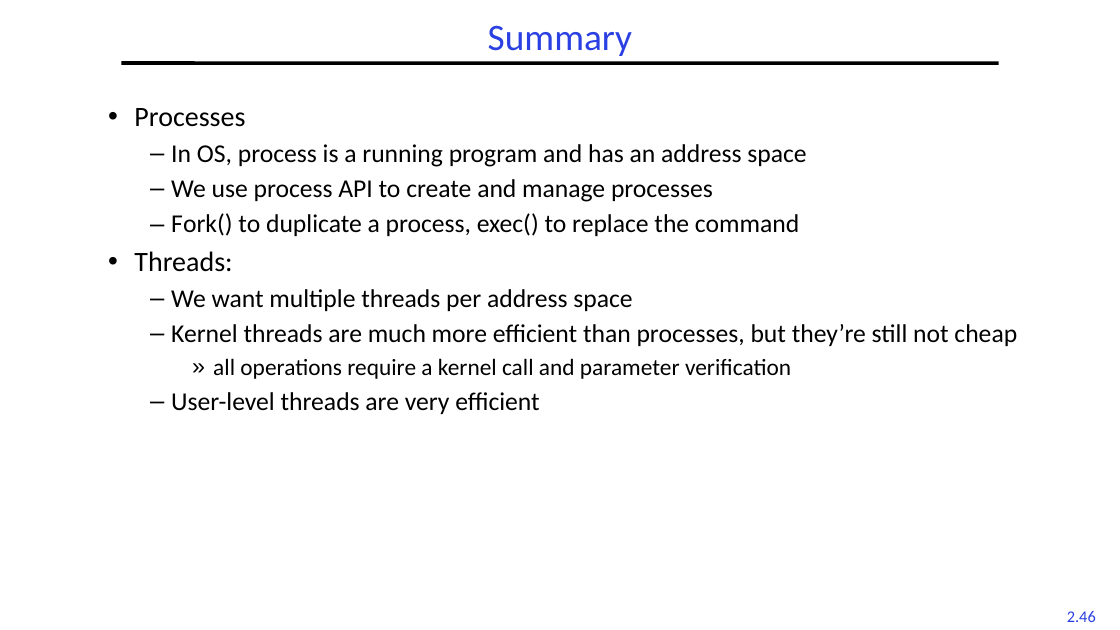
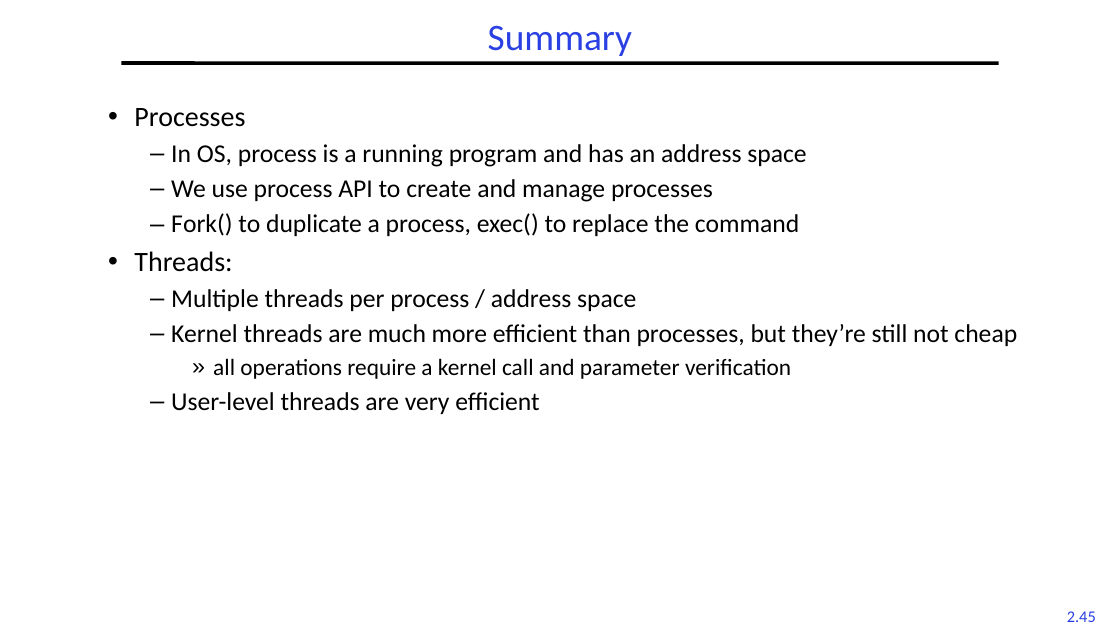
Before and after one commit to guhofstra/CSC256Fa25, a slide deck: slide 45 of PPTs/L2-Processes Threads.pptx (slide 46 before the commit). Drawn at 1120x630 pixels with LibreOffice and Linux fonts; fonts in the diff are those of the drawing. Boxes give left, top, right and bottom in pixels: in the first picture for what was removed or moved away, otherwise in the second. Text is boxed around its words. In the diff, an @@ line names an element or a change of style, - is before the commit and + after.

```diff
--- a/PPTs/L2-Processes Threads.pptx
+++ b/PPTs/L2-Processes Threads.pptx
@@ text at (171,289,636,311): text changed @@
-  – We want multiple threads per address space
+  – Multiple threads per process / address space
@@ page number at (1067,611,1096,622): text changed @@
-2.46
+2.45
```
Also in this commit, not shown: 8 other slides changed, 1 slide removed, 2 other files.
